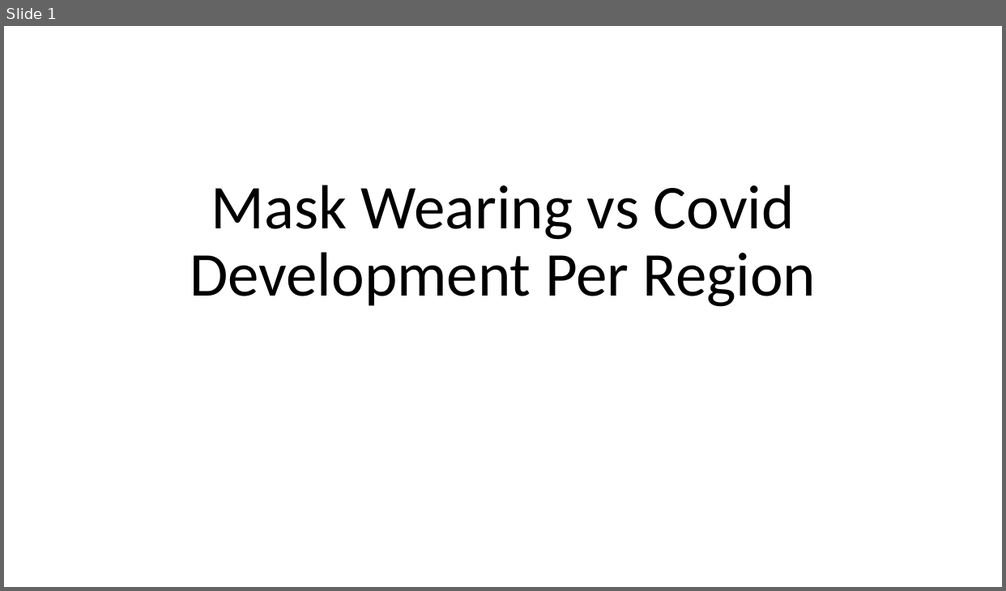
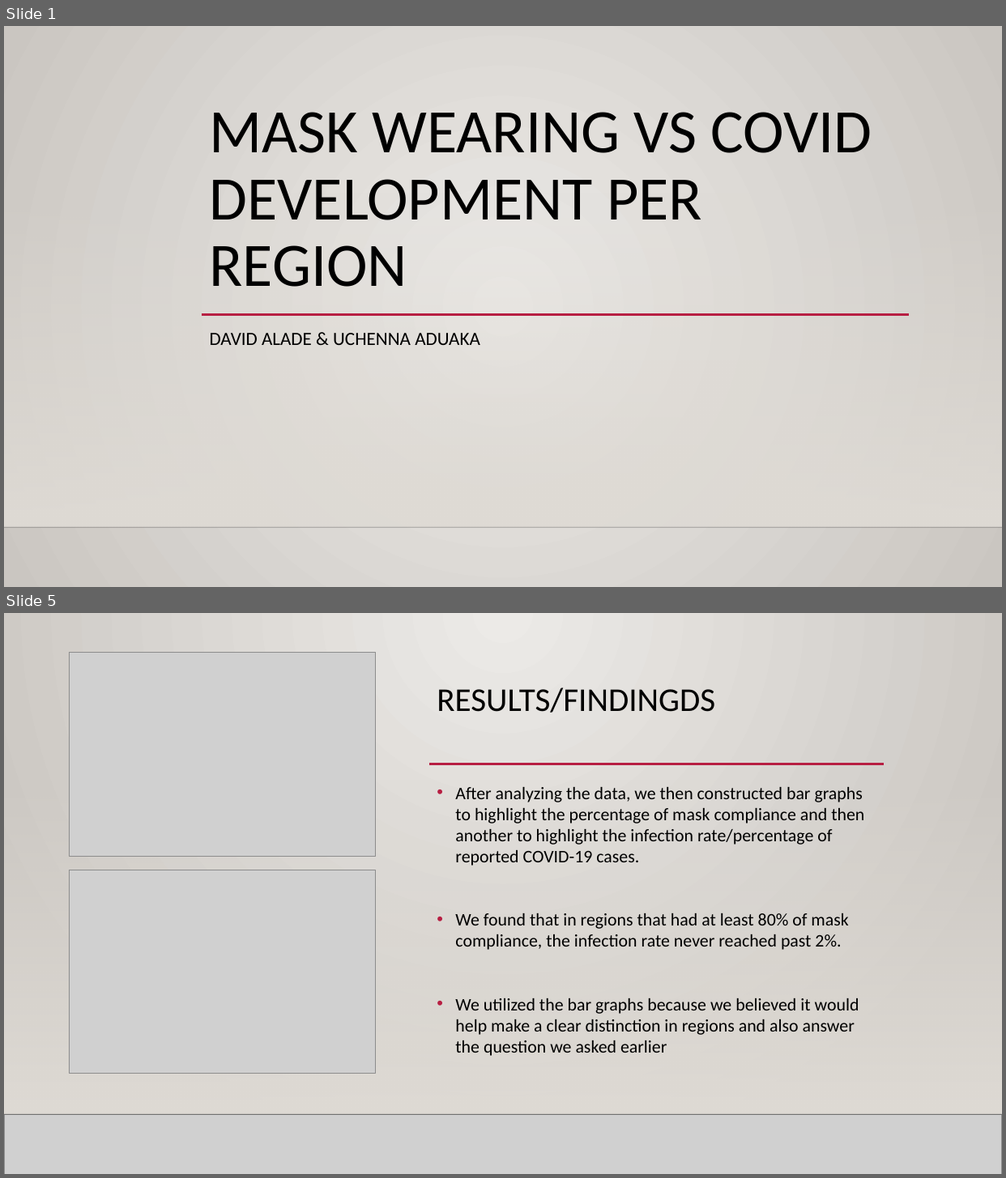
Before and after one commit to uchennaaduaka1/UMD-Data-Challenge-21, a slide deck: DC21041.pptx. Shown one above the other, each under a label of ours: slide 1 before the commit, slides 1 and 5 after it; the slides between them are not shown. The pictures are 1006x591 and 1006x1178 pixels, drawn with LibreOffice and Linux fonts; fonts in the diff are those of the drawing; grey boxes stand for pictures; background and template pictures are left out. Boxes give left, top, right and bottom in pixels: in the first picture for what was removed or moved away, otherwise in the second. Text is boxed around its words. In the diff, an @@ line names an element or a change of style, - is before the commit and + after.

```diff
--- a/DC21041.pptx
+++ b/DC21041.pptx
@@ slide 5 added at (4, 613, 1002, 1174), background gradient #ECEAE7 to #CAC7C1; not listed: 2 template elements that a slide beside it also shows @@
@@ rectangle added at (4, 613, 1002, 1174), fill gradient #ECEAE7 to #CAC7C1 @@
@@ picture added at (70, 653, 376, 857) @@
@@ title added at (437, 688, 715, 713), 32 pt, text #000000 @@
+RESULTS/FINDINGDS
@@ rectangle added at (4, 778, 1002, 1114), fill gradient #DFDBD5 @@
@@ rectangle added at (4, 778, 1002, 1114), fill gradient #DFDBD5 @@
@@ line added from (123, 764) to (910, 764), #B71E42 2.5 pt @@
@@ line added from (430, 764) to (884, 764), #B71E42 2.5 pt @@
@@ text added at (455, 787, 864, 1056), 17 pt, text #000000 @@
+• After analyzing the data, we then constructed bar graphs to highlight the percentage of mask compliance and then another to highlight the infection rate/percentage of reported COVID-19 cases.
+• We found that in regions that had at least 80% of mask compliance, the infection rate never reached past 2%.
+• We utilized the bar graphs because we believed it would help make a clear distinction in regions and also answer the question we asked earlier
@@ picture added at (69, 870, 375, 1074) @@
@@ line added from (4, 1114) to (1002, 1114), #000001 1 pt @@
@@ picture added at (4, 1114, 1002, 1174) @@
@@ line added from (4, 1114) to (1002, 1114), #000001 1 pt @@
@@ slide 1 changed as well @@
@@ background #FFFFFF to gradient #ECEAE7 to #CAC7C1 @@
@@ title at (210, 112, 872, 287): text changed; size 60 to 59.4 pt @@
-Mask Wearing vs Covid Development Per Region
+MASK WEARING VS COVID DEVELOPMENT PER REGION
@@ rectangle added at (4, 191, 1002, 527), fill gradient #DFDBD5 @@
@@ line added from (202, 315) to (909, 315), #B71E42 2.5 pt @@
@@ subtitle added at (210, 333, 480, 345), 18 pt, text #000000 @@
+DAVID ALADE & UCHENNA ADUAKA
@@ line added from (4, 527) to (1002, 527), #000001 1 pt @@
```
Also in this commit, not shown: 4 other slides added, 2 other files.
